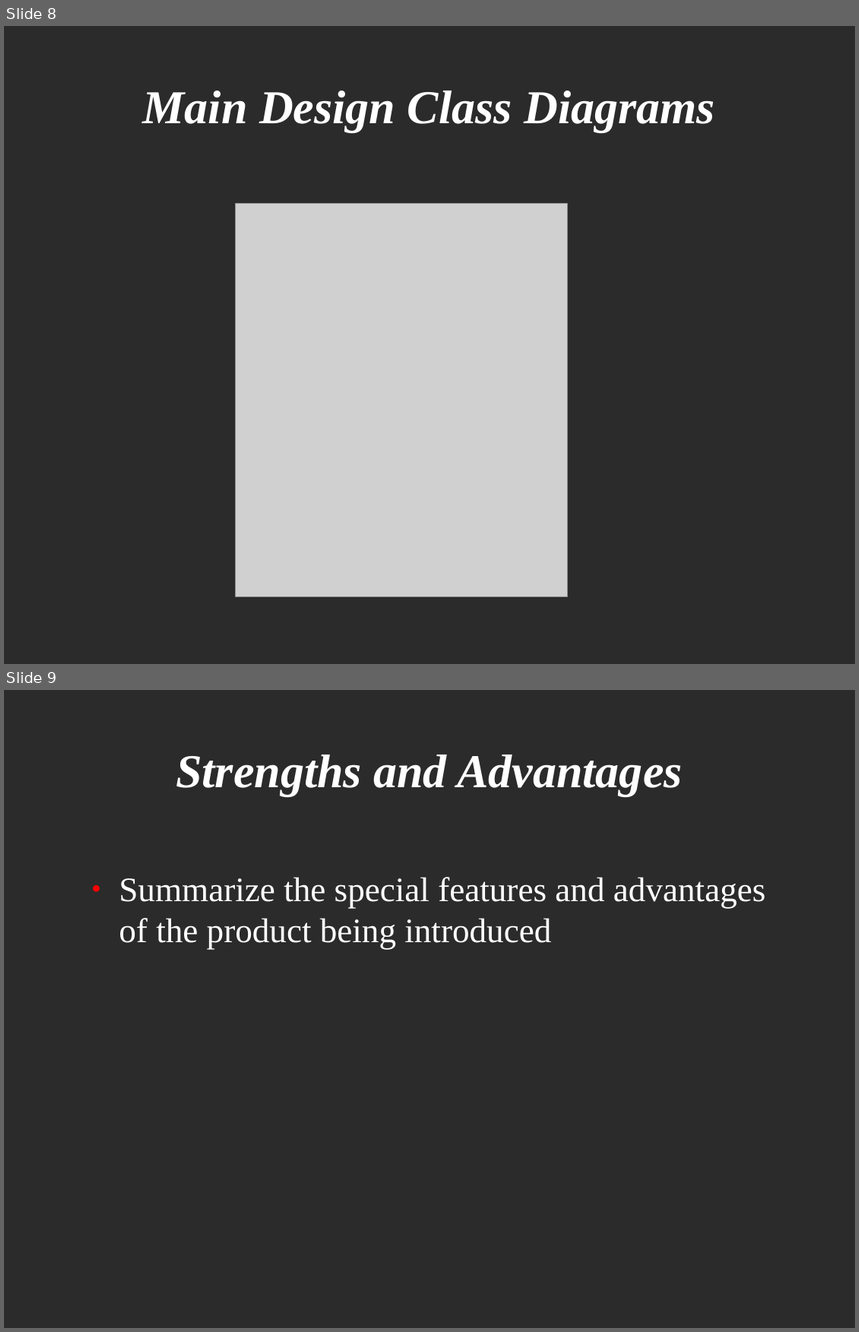
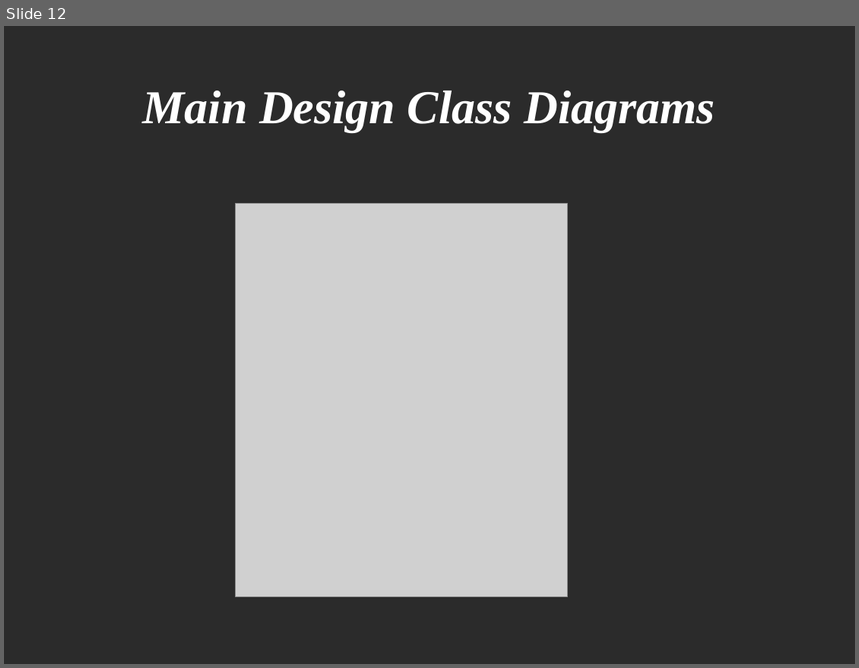
Before and after one commit to CSharkie/ucn-workshop-design-dm83-group2, a slide deck: Workshop group 2.odp. Shown one above the other, each under a label of ours: slides 8 and 9 before the commit, slide 12 after it. The pictures are 859x1332 and 859x668 pixels, drawn with LibreOffice and Linux fonts; fonts in the diff are those of the drawing; grey boxes stand for pictures; background and template pictures are left out; a plain dark background stands for a picture behind light text. Boxes give left, top, right and bottom in pixels: in the first picture for what was removed or moved away, otherwise in the second. Text is boxed around its words. In the diff, an @@ line names an element or a change of style, - is before the commit and + after.

```diff
--- a/Workshop group 2.odp
+++ b/Workshop group 2.odp
@@ slide 9 removed at box(4, 690, 855, 1328), background picture (left out) @@
@@ title removed at box(176, 755, 682, 796) @@
-Strengths and Advantages
@@ text removed at box(119, 877, 766, 950) @@
-● Summarize the special features and advantages of the product being introduced
@@ what was slide 8 is now slide 12 @@
```
Also in this commit, not shown: 2 slides changed, 9 slides added, 1 other slide removed, 3 other files.
